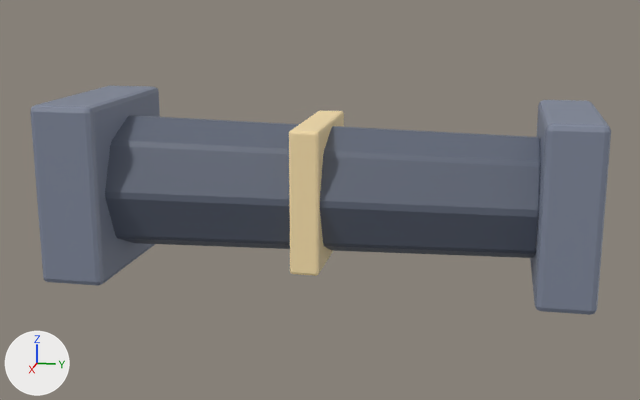
Renders of the FBX model Assets/Models/Env_RuinedPillar.fbx from each side of a commit.
One viewpoint serves both versions: a camera (50 mm lens) standing at (6.03, 3.07, 1.42) and looking at (0.02, 1.87, -0.08). Arrows for +X, +Y and +Z are at lower left; the lights stay in place. The picture after the commit comes second. Where no turn or scale is listed for an object, it has been applied to the vertices.

The older version as bpy lines, for what is in view:
```python
mat_mat_marbletrim = principled_material('Mat_MarbleTrim')
mat_mat_marbletrim.base_color = (0.21, 0.24, 0.32)  # greyish blue #7e8699
mat_mat_obsidianfloor = principled_material('Mat_ObsidianFloor')
mat_mat_obsidianfloor.base_color = (0.11, 0.13, 0.18)  # greyish blue #5d6576
me_cone = bpy.data.meshes.new('Cone')
me_cone.from_pydata(...)  # 48 vertices, 50 faces; spans x -0.48..0.48, y -1.48..1.48, z -0.48..0.48
me_cone.materials.append(mat_mat_obsidianfloor)  # greyish blue #5d6576
me_cube = bpy.data.meshes.new('Cube')
me_cube.from_pydata(...)  # 56 vertices, 54 faces; spans x -0.625..0.625, y -0.225..0.225, z -0.625..0.625
me_cube.materials.append(mat_mat_marbletrim)  # greyish blue #7e8699
me_cube_001 = bpy.data.meshes.new('Cube.001')
me_cube_001.from_pydata(...)  # 56 vertices, 54 faces; spans x -0.49..0.49, y -0.1..0.1, z -0.49..0.49
me_cube_001.materials.append(mat_mat_filigreegold)  # beige #fae2ad
me_cube_002 = bpy.data.meshes.new('Cube.002')
me_cube_002.from_pydata(...)  # 56 vertices, 54 faces; spans x -0.6..0.6, y -0.19..0.19, z -0.6..0.6
me_cube_002.materials.append(mat_mat_marbletrim)  # greyish blue #7e8699
ob_capital = bpy.data.objects.new('Capital', me_cube_002)
ob_capital.location = (0.0, 3.55, 0.0)
ob_column = bpy.data.objects.new('Column', me_cone)
ob_column.location = (0.0, 1.9, 0.0)
ob_plinth = bpy.data.objects.new('Plinth', me_cube)
ob_plinth.location = (0.0, 0.225, 0.0)
ob_runeband = bpy.data.objects.new('RuneBand', me_cube_001)
ob_runeband.location = (0.0, 1.85, 0.0)
```
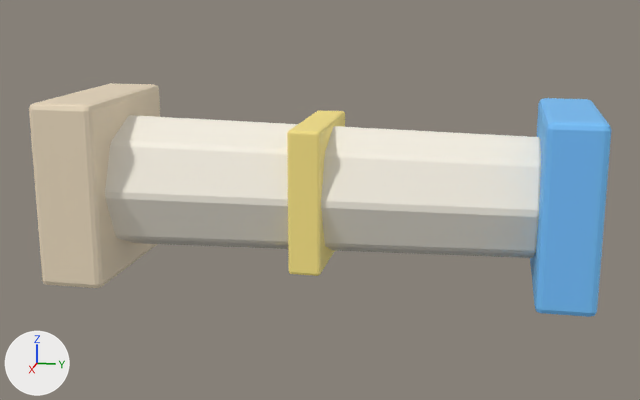
The edits, one by one:
Material 'Mat_MarbleTrim' (mat_mat_marbletrim) changes colour from greyish blue #7e8699 to beige #edddc0; in linear values from (0.21, 0.24, 0.32) to (0.85, 0.72, 0.53).
Material 'Mat_ObsidianFloor' (mat_mat_obsidianfloor) changes colour from greyish blue #5d6576 to white #f9f3e6; in linear values from (0.11, 0.13, 0.18) to (0.95, 0.9, 0.79).
Material 'Mat_RoyalRoofBlue' (mat_mat_royalroofblue) is new.
Its base color is (0.18, 0.55, 1.0) (blue #76c4ff).
me_cube_002 is used by ob_capital; location (0.0, 3.55, 0.0).
me_cube_002 had 56 vertices, 54 faces and spanned x -0.6..0.6, y -0.19..0.19, z -0.6..0.6.
me_cube_002 no longer uses material mat_mat_marbletrim (greyish blue #7e8699).
me_cube_002 now has 56 vertices, 54 faces and spans x -0.61..0.61, y -0.19..0.19, z -0.61..0.61.
Edits to the shape of me_cube_002 do not show in these pictures.
me_cube_002 gains material mat_mat_royalroofblue (blue #76c4ff).

Where the change shows, as pixel boxes [x1, y1, x2, y2] in the pictures (640 x 400 px):
'Column', recoloured (lighter)
    both: [105, 115, 541, 258]
'Plinth', recoloured (lighter)
    both: [30, 86, 160, 286]
'Capital', recoloured (greyish blue to blue)
    both: [530, 100, 611, 315]
